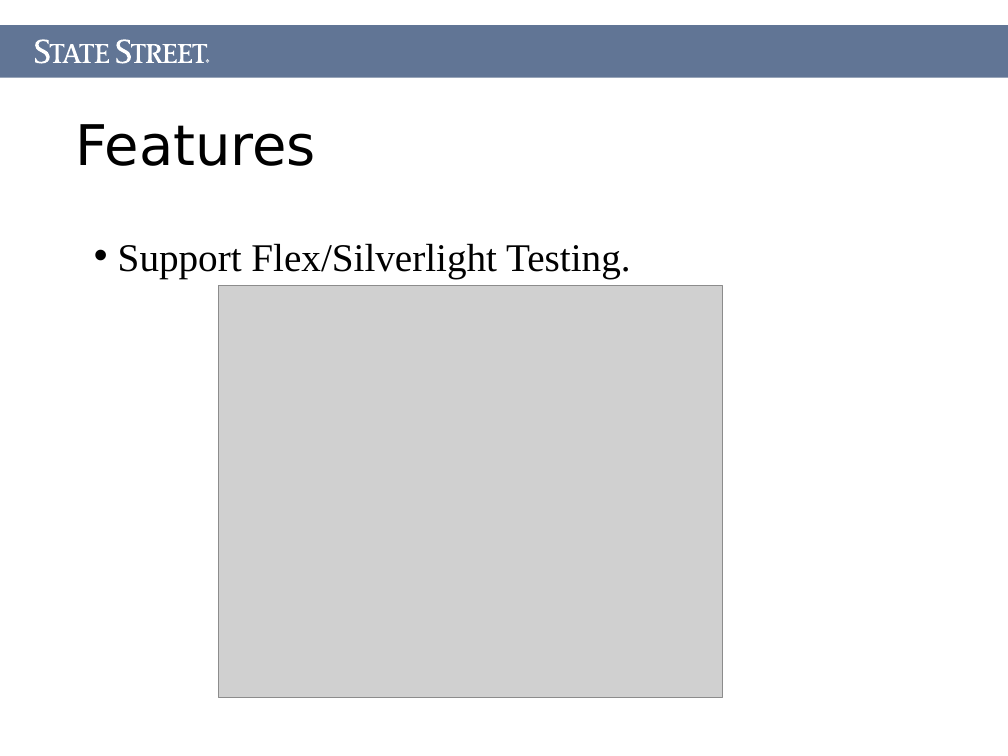
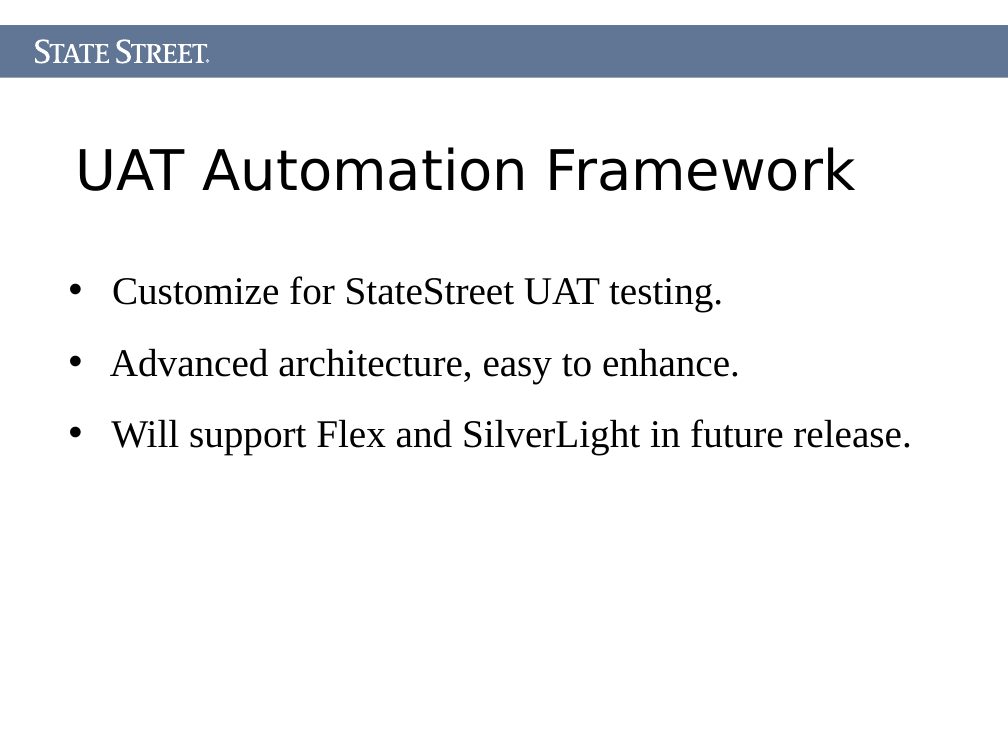
Before and after one commit to Letractively/autotester, a slide deck: slide 7 of Document/AutoTester.ppt (slide 10 before the commit). Drawn at 1008x756 pixels with LibreOffice and Linux fonts; fonts in the diff are those of the drawing; grey boxes stand for pictures. Boxes give left, top, right and bottom in pixels: in the first picture for what was removed or moved away, otherwise in the second. Text is boxed around its words. In the diff, an @@ line names an element or a change of style, - is before the commit and + after.

```diff
--- a/Document/AutoTester.ppt
+++ b/Document/AutoTester.ppt
@@ title removed at box(76, 124, 316, 166) @@
-Features
@@ title added at box(76, 147, 856, 191), 40 pt, text #000000 @@
+UAT Automation Framework
@@ text removed at box(118, 243, 630, 278) @@
-• Support Flex/Silverlight Testing.
@@ text added at box(110, 276, 911, 455), 28 pt, text #000000 @@
+• Customize for StateStreet UAT testing.
+• Advanced architecture, easy to enhance.
+• Will support Flex and SilverLight in future release.
@@ picture removed at box(219, 285, 723, 698) @@
```
Also in this commit, not shown: 2 other slides changed, 4 slides added, 6 slides removed, 16 other files.
